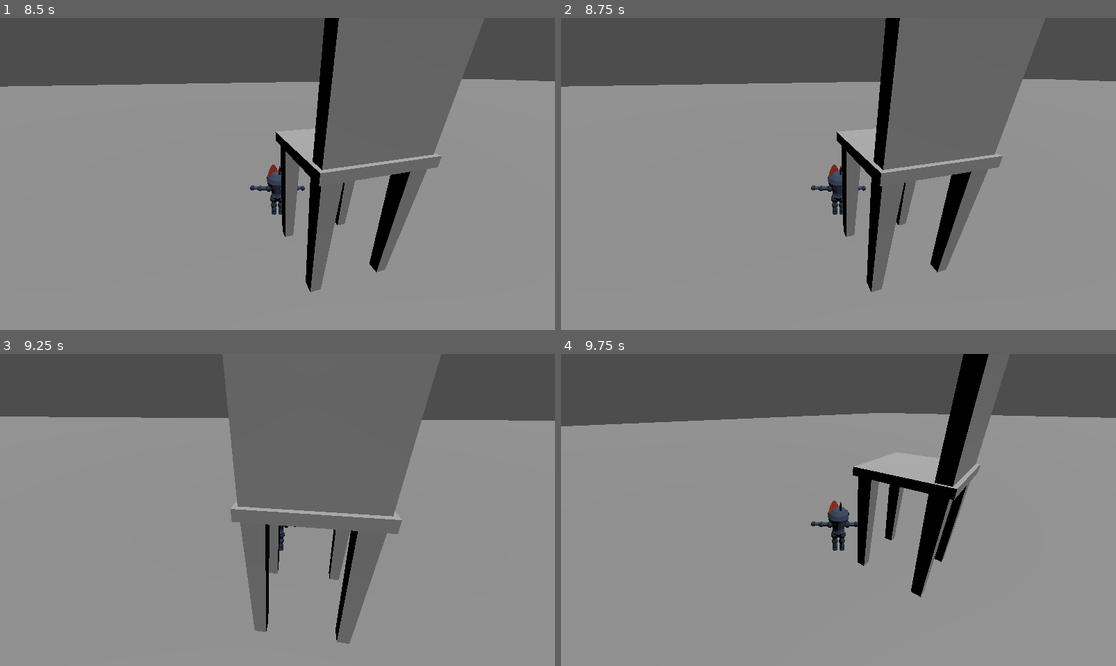
Above: before the commit, frames 1-4 (two rows, left to right).
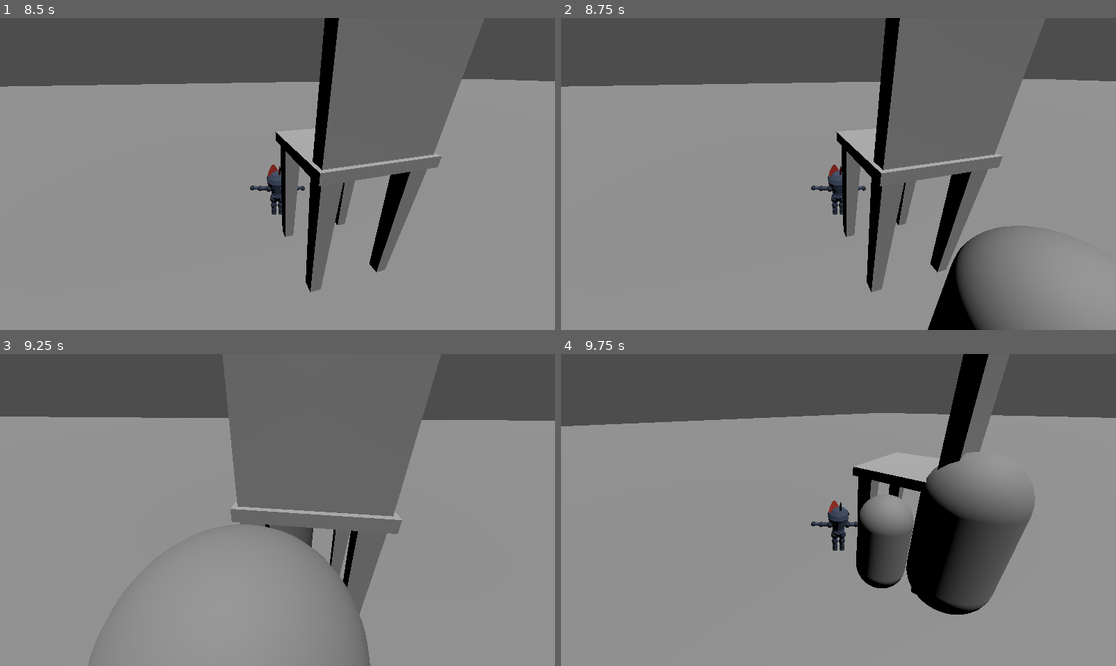
Above: after the commit, the same moments.

Repository: Tchetchouille/GMTK2024
Game: Godot game, scene res://scenes/main.tscn
Two runs of this game, one before a commit and one after it. Both use one fixed random seed, a clock stepped at 60 frames per second and the inputs below. This scene is started directly instead of the project's main scene. Sound files missing from this copy of the repository are replaced by a short silence.
Inputs (mouse positions are in pixels of both pictures, inside the frame that each line leads up to):
- Up to frame 1 (8.5 s): tap Enter at 0.5, 8 s; move the mouse to (305, 174) at 0.52 s; hold W (move_forward) 0.53-5.78 s; click (305, 174) at 0.6 s; move the mouse to (249, 174) at 1.27 s; click (249, 174) at 1.35 s; move the mouse to (288, 167) at 2.02 s; click (288, 167) at 2.1 s; move the mouse to (271, 180) at 2.77 s; click (271, 180) at 2.85 s; move the mouse to (316, 177) at 3.52 s; click (316, 177) at 3.6 s; move the mouse to (233, 170) at 4.27 s; click (233, 170) at 4.35 s; move the mouse to (283, 174) at 5.02 s; click (283, 174) at 5.1 s; move the mouse to (255, 167) at 5.77 s; hold D (move_right) 5.78-6.53 s; click (255, 167) at 5.85 s; move the mouse to (305, 174) at 6.52 s; hold W (move_forward) from 6.53 s (still down); click (305, 174) at 6.6 s; tap Space at 7.25 s; move the mouse to (249, 174) at 7.27 s; click (249, 174) at 7.35 s; move the mouse to (288, 167) at 8.02 s; click (288, 167) at 8.1 s
- Up to frame 2 (8.75 s): keep holding W (move_forward)
- Up to frame 3 (9.25 s): move the mouse to (271, 516) at 8.77 s; release W (move_forward) at 8.78 s; hold A (move_left) from 8.78 s (still down); click (271, 516) at 8.85 s
- Up to frame 4 (9.75 s): move the mouse to (877, 513) at 9.52 s; release A (move_left) at 9.53 s; hold W (move_forward) from 9.53 s (still down); click (877, 513) at 9.6 s

Frame 1 is identical in both runs. In frame 2, 4.0% of the frame differs, in the area x 66-88%, y 66-100%; in frame 3, 2.5%; in frame 4, 8.3%, in the area x 53-86%, y 31-84%.
Error before the commit: Parse Error: Expected closing ")" after grouping expression. (res://scripts/enemy.gd:88)

Commit message:
Sound update

Diff:
--- a/scenes/JoelScene/enemy.tscn
+++ b/scenes/JoelScene/enemy.tscn
@@ -10,10 +10,6 @@
 
 [node name="Enemy" type="CharacterBody3D"]
 script = ExtResource("1_xlh5g")
-base_speed = null
-gravity = null
-knockback_strength = null
-knockback_duration = null
 gem_scene = ExtResource("2_d57gm")
 
 [node name="CollisionShape3D" type="CollisionShape3D" parent="."]
--- a/scripts/enemy.gd
+++ b/scripts/enemy.gd
@@ -85,7 +85,7 @@
 		# Play the dying sound
 		$DyingSound.play()
 		# Wait for the sound to finish before freeing the node
-		await($DyingSound, "finished")
+		await $DyingSound.finished
 		#drop_gem()
 		emit_signal("enemy_died", self)
 		queue_free()
